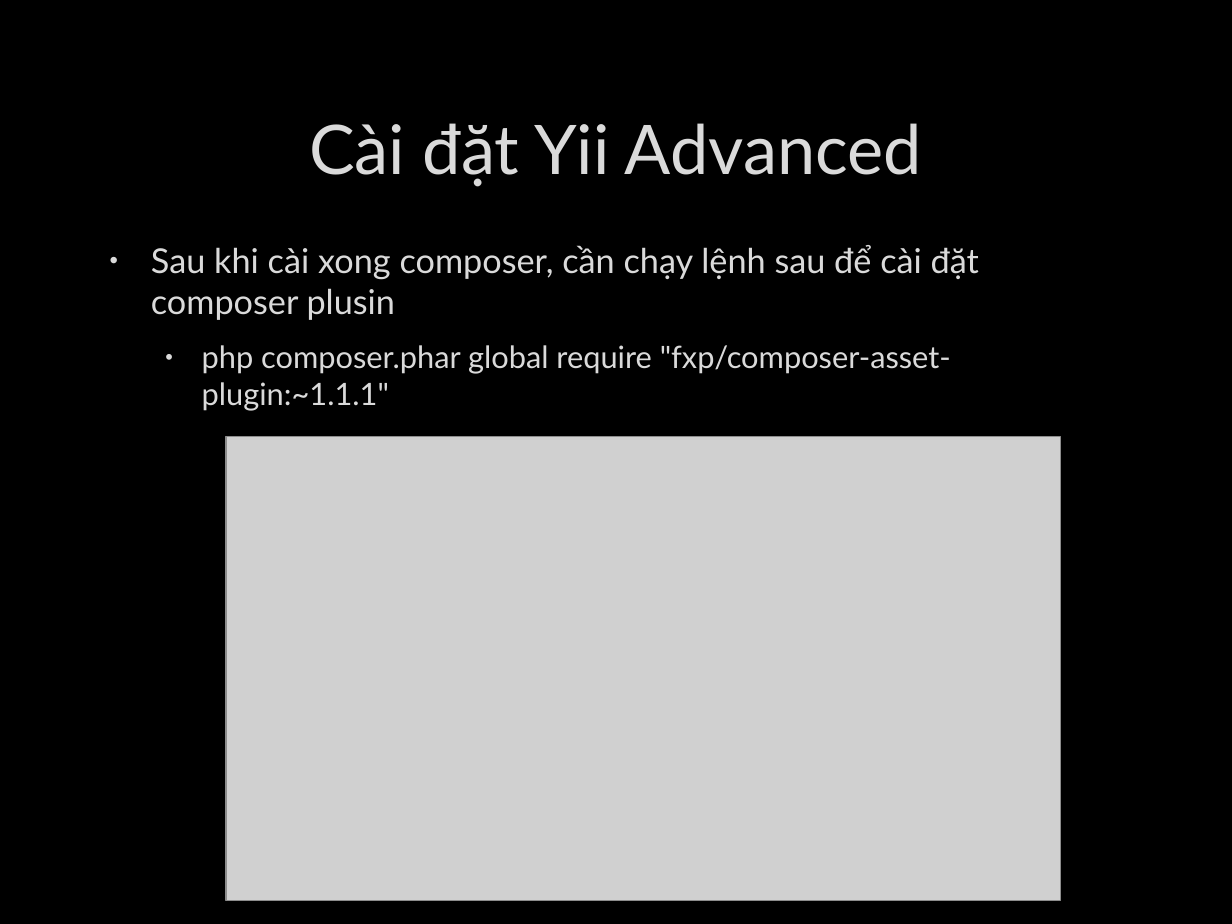
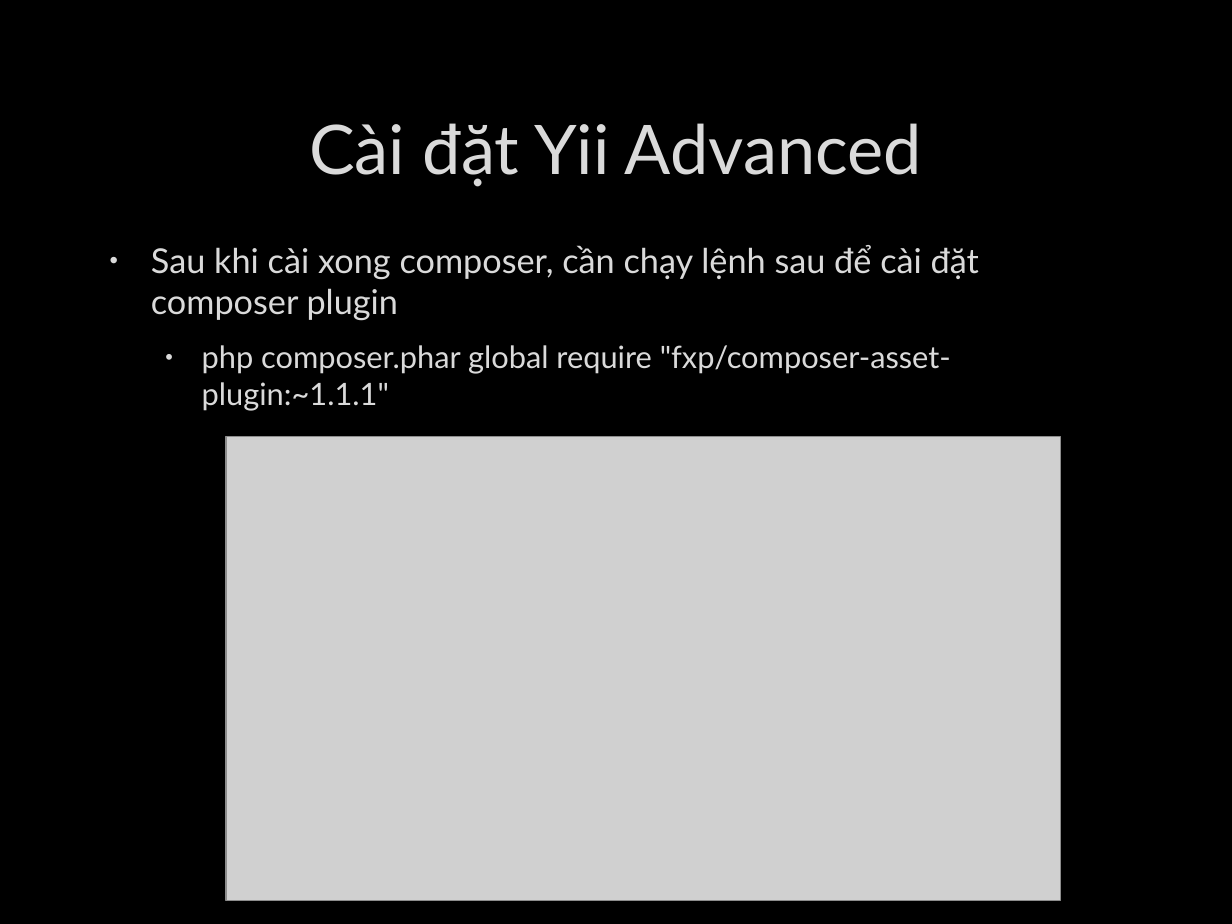
Before and after one commit to deviknight/php, a slide deck: slide 8 of Yii-Framwork.pptx. Drawn at 1232x924 pixels with LibreOffice and Linux fonts; fonts in the diff are those of the drawing; grey boxes stand for pictures; background and template pictures are left out. Boxes give left, top, right and bottom in pixels: in the first picture for what was removed or moved away, otherwise in the second. Text is boxed around its words. In the diff, an @@ line names an element or a change of style, - is before the commit and + after.

```diff
--- a/Yii-Framwork.pptx
+++ b/Yii-Framwork.pptx
@@ text at [151,245,979,321]: text changed @@
-• Sau khi cài xong composer, cần chạy lệnh sau để cài đặt composer plusin
+• Sau khi cài xong composer, cần chạy lệnh sau để cài đặt composer plugin
```
Also in this commit, not shown: 1 other slide changed, 6 slides added.
